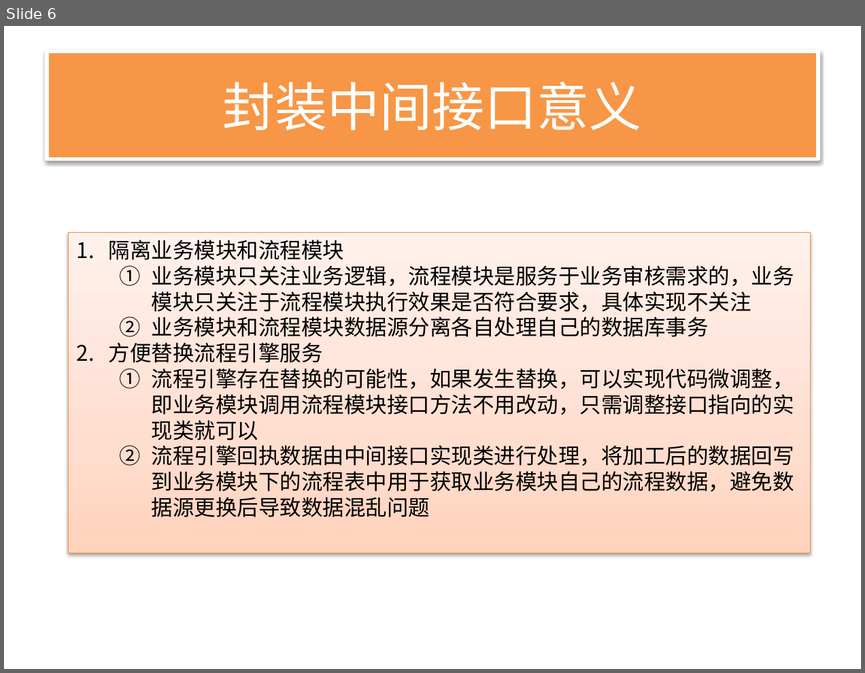
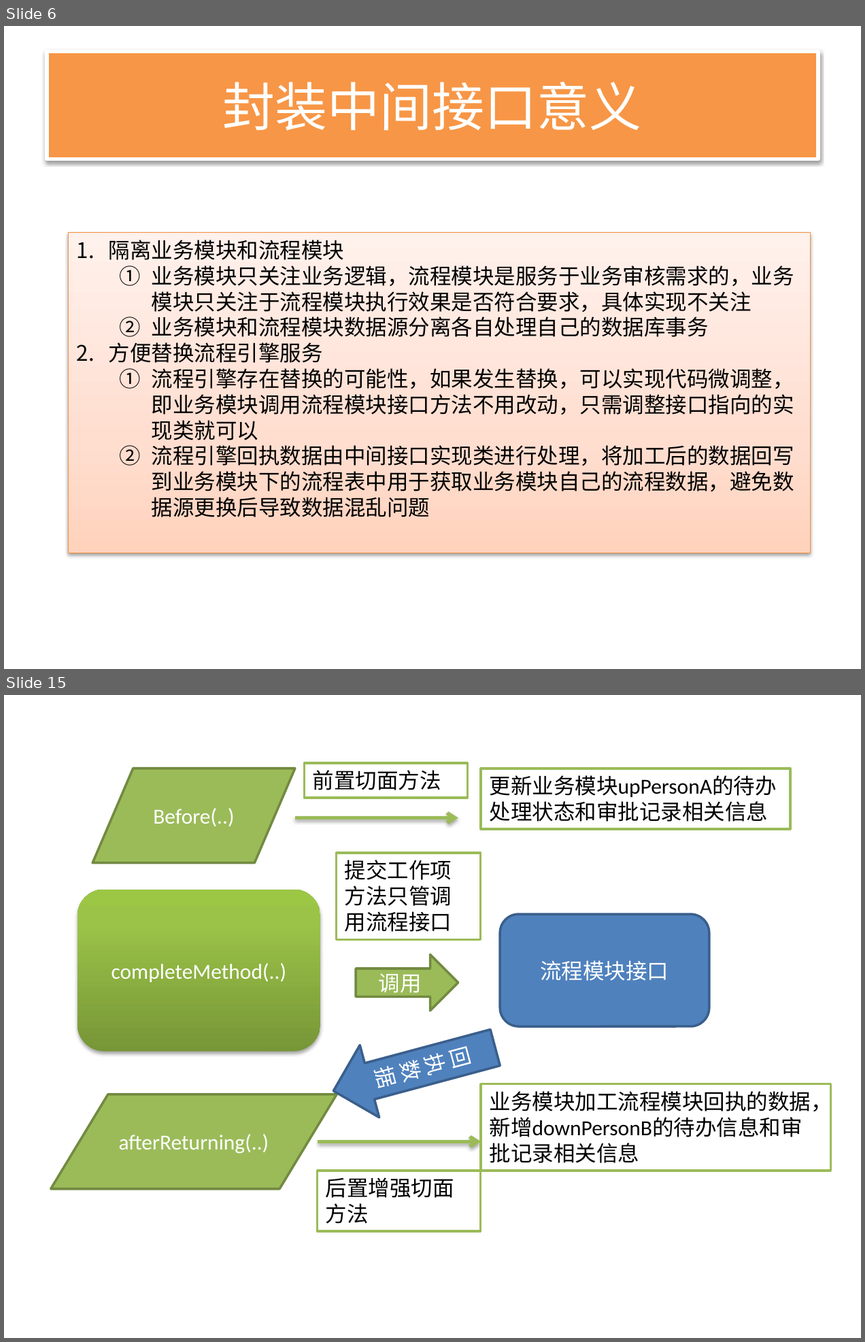
Before and after one commit to songzxDev/helloworld, a slide deck: WebContent/docs/BPM前期项目准备_20171026.pptx. Shown one above the other, each under a label of ours: slide 6 before the commit, slides 6 and 15 after it; the slides between them are not shown. The pictures are 865x673 and 865x1342 pixels, drawn with LibreOffice and Linux fonts; fonts in the diff are those of the drawing. Boxes give left, top, right and bottom in pixels: in the first picture for what was removed or moved away, otherwise in the second. Text is boxed around its words. In the diff, an @@ line names an element or a change of style, - is before the commit and + after.

Commit message:
准备文档部分信息维护

```diff
--- a/WebContent/docs/BPM前期项目准备_20171026.pptx
+++ b/WebContent/docs/BPM前期项目准备_20171026.pptx
@@ slide 15 added at [4, 695, 861, 1338], background #FFFFFF @@
@@ flow chart input output added at [92, 768, 294, 863], fill #9BBB59, outline #738A42 2 pt, 18 pt, text #FFFFFF @@
+Before(..)
@@ rectangle added at [304, 764, 466, 798], fill #FFFFFF, outline #9BBB59 2 pt, 18 pt, text #000000 @@
+前置切面方法
@@ rectangle added at [481, 768, 791, 830], fill #FFFFFF, outline #9BBB59 2 pt, 18 pt, text #000000 @@
+更新业务模块upPersonA的待办处理状态和审批记录相关信息
@@ arrow added from (295, 817) to (458, 817), #9BBB59 3 pt @@
@@ rectangle added at [337, 853, 481, 939], fill #FFFFFF, outline #9BBB59 2 pt, 18 pt, text #000000 @@
+提交工作项方法只管调用流程接口
@@ rounded rectangle added at [77, 889, 320, 1051], fill gradient #779737 to #9BC348 to #9DC746, 18 pt, text #FFFFFF @@
+completeMethod(..)
@@ rounded rectangle added at [500, 915, 709, 1027], fill #4F81BD, outline #3A5F8C 2 pt, 18 pt, text #FFFFFF @@
+流程模块接口
@@ right arrow added at [356, 955, 458, 1011], fill #9BBB59, outline #738A42 2 pt, 18 pt, text #FFFFFF @@
+调用
@@ down arrow added at [324, 1011, 504, 1127], fill #4F81BD, outline #3A5F8C 2 pt, 18 pt, text #FFFFFF @@
+回执数据
@@ flow chart input output added at [51, 1094, 337, 1189], fill #9BBB59, outline #738A42 2 pt, 18 pt, text #FFFFFF @@
+afterReturning(..)
@@ rectangle added at [481, 1084, 831, 1170], fill #FFFFFF, outline #9BBB59 2 pt, 18 pt, text #000000 @@
+业务模块加工流程模块回执的数据，新增downPersonB的待办信息和审批记录相关信息
@@ arrow added from (317, 1141) to (481, 1141), #9BBB59 3 pt @@
@@ rectangle added at [317, 1170, 481, 1232], fill #FFFFFF, outline #9BBB59 2 pt, 18 pt, text #000000 @@
+后置增强切面方法
```
Also in this commit, not shown: 13 other slides added, 1 other file.
